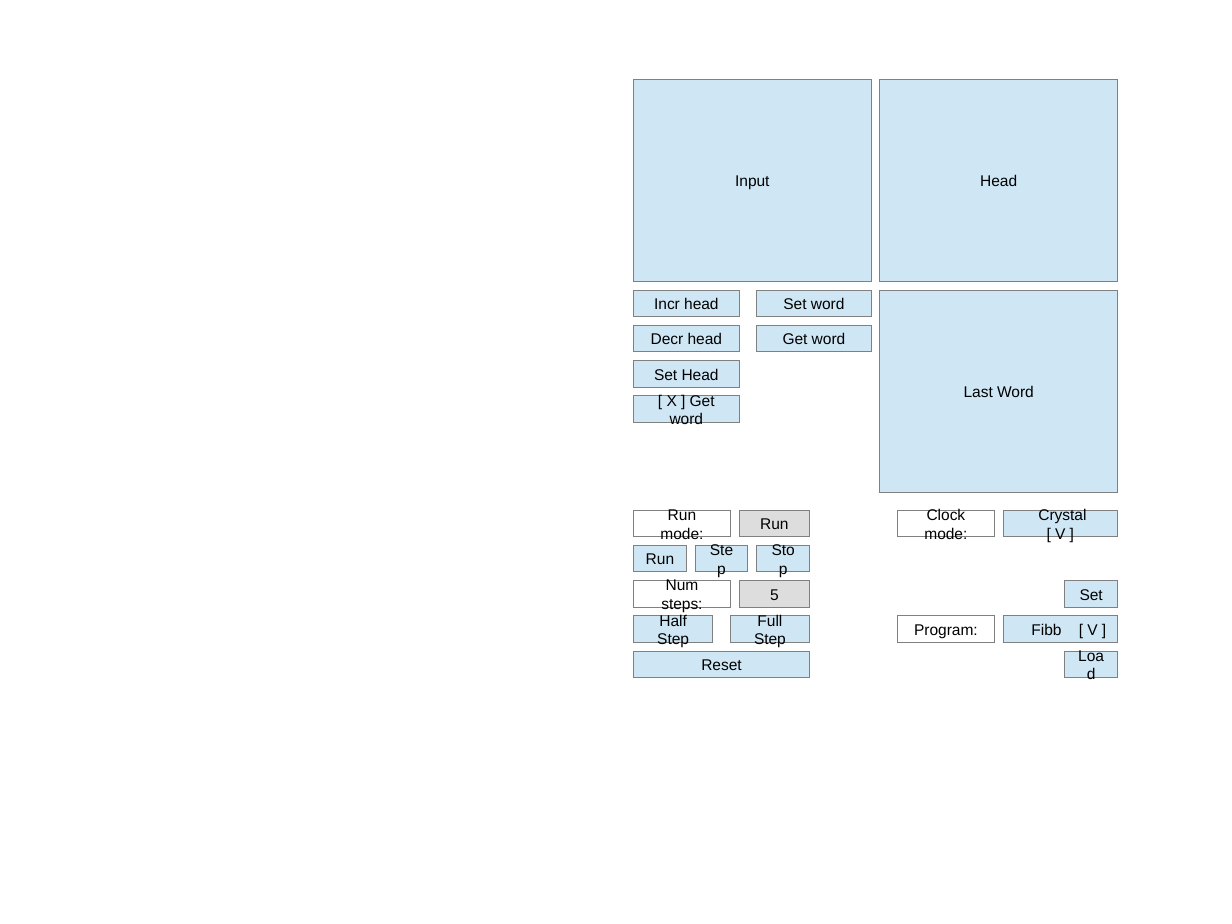
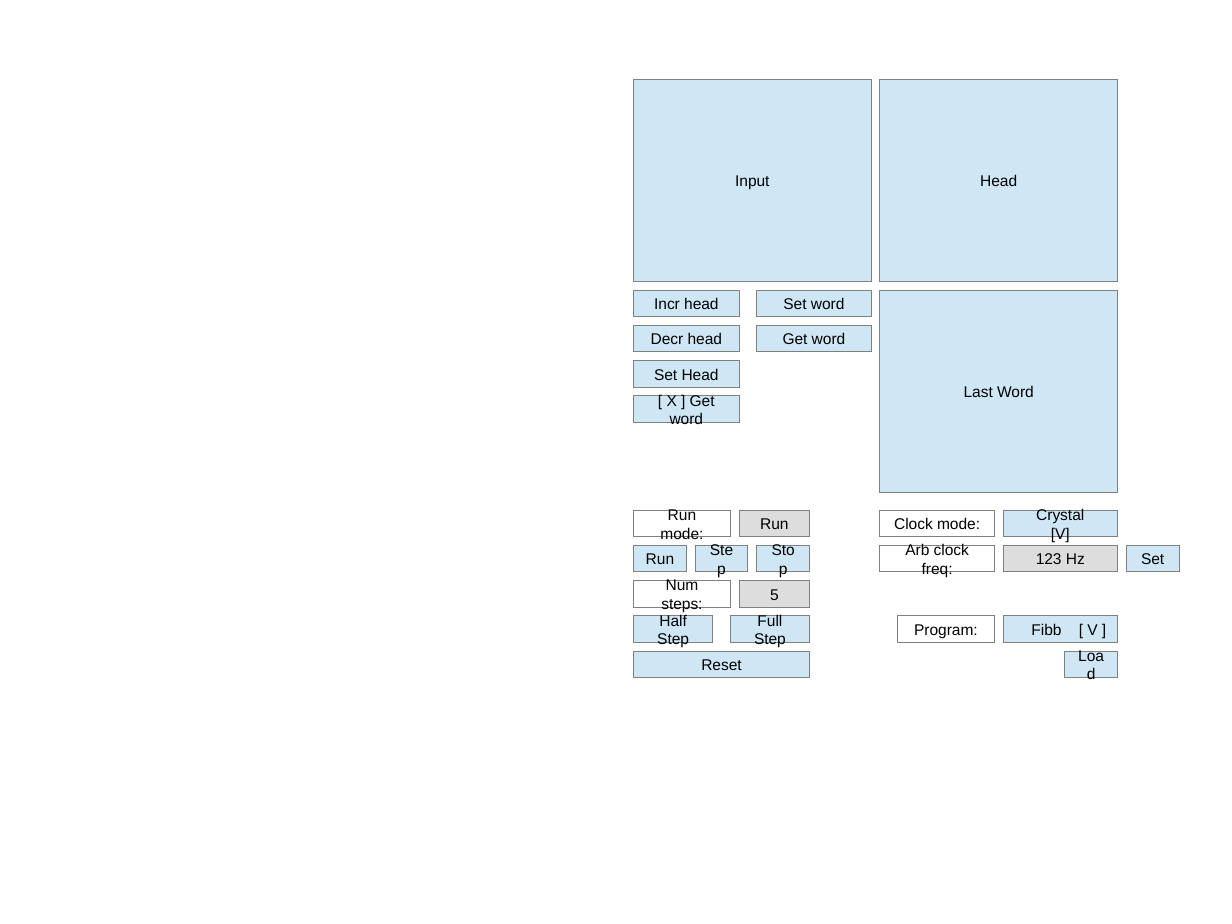
Before and after one commit to ninezerozeronine/chip-computer, a slide deck: slide 1 of dev_helpers/CPU-control-UI-plan.odp. Drawn at 1232x924 pixels with LibreOffice and Linux fonts; fonts in the diff are those of the drawing. Boxes give left, top, right and bottom in pixels: in the first picture for what was removed or moved away, otherwise in the second. Text is boxed around its words. In the diff, an @@ line names an element or a change of style, - is before the commit and + after.

```diff
--- a/dev_helpers/CPU-control-UI-plan.odp
+++ b/dev_helpers/CPU-control-UI-plan.odp
@@ text in rectangle at bbox=[1036, 507, 1084, 542]: spaces changed @@
-Crystal [ V ]
+Crystal [V]
@@ rectangle "Clock mode:": place and size @@
-rectangle "Clock mode:" at bbox=[898, 511, 995, 538]
+rectangle "Clock mode:" at bbox=[880, 511, 994, 538]
@@ rectangle added at bbox=[880, 546, 994, 572], fill #FFFFFF, outline #808080 0 pt, 10 pt, text #000000 @@
+Arb clock freq:
@@ rectangle added at bbox=[1004, 546, 1118, 572], fill #DDDDDD, outline #808080 0 pt, 10 pt, text #000000 @@
+123 Hz
@@ rectangle "Set": place and size @@
-rectangle "Set" at bbox=[1065, 581, 1118, 608]
+rectangle "Set" at bbox=[1127, 546, 1179, 572]
```
Also in this commit, not shown: 5 other files.
